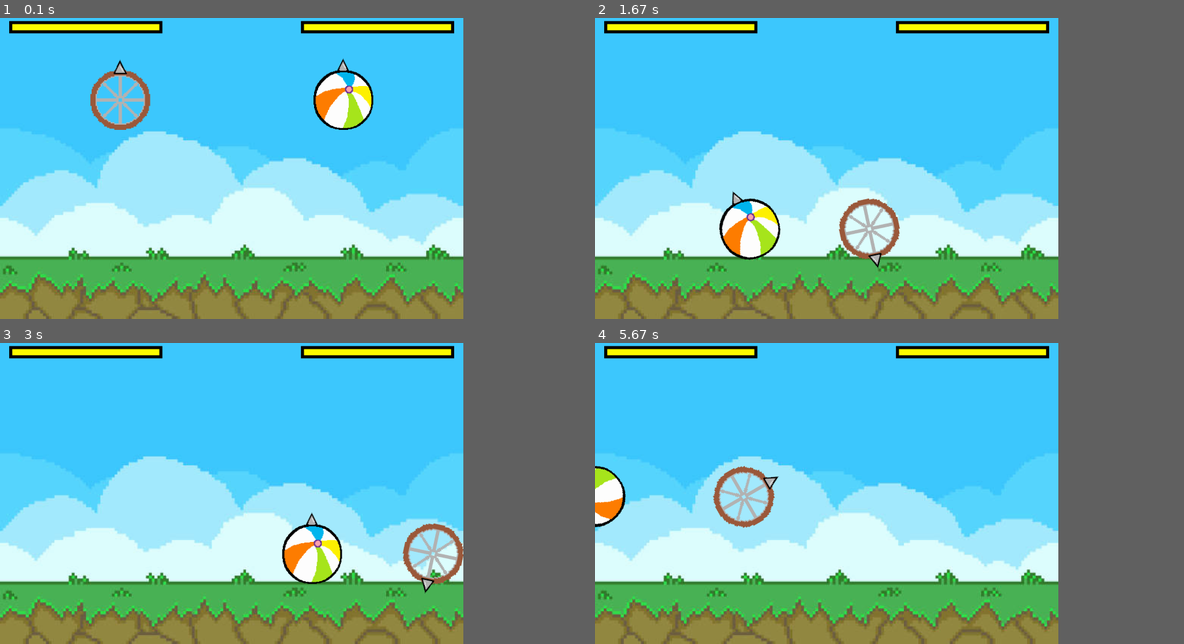
Above: before the commit, frames 1-4 (two rows, left to right).
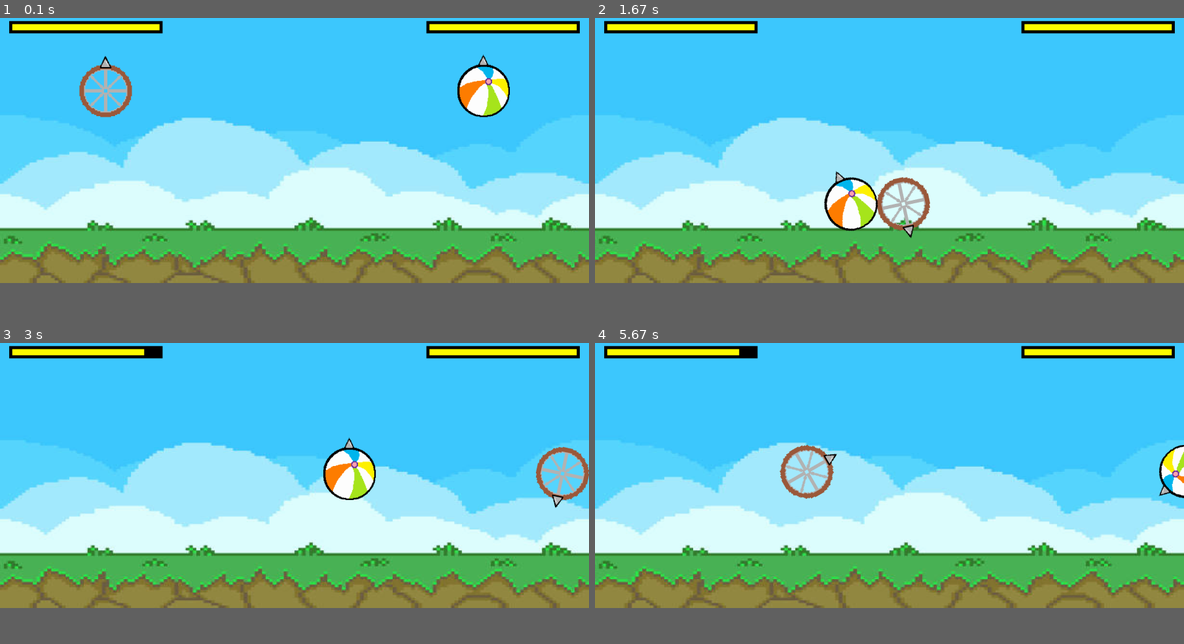
Above: after the commit, the same moments.

Repository: nikobross/Deppecycloid-Pygame
Game: pygame game, started from main.py
The game is run twice, just before and just after one commit, with the same random seed, the same clock (stepped at 60 frames per second) and the same inputs.
Inputs:
- Up to frame 1 (0.1 s): no input
- Up to frame 2 (1.67 s): hold Right 0.33-0.8 s; hold Up 0.83-1.13 s; hold W 0.83-1.13 s; hold Right 1.17-1.63 s; hold D 1.17-1.63 s
- Up to frame 3 (3 s): hold Left 1.67-2.2 s; hold A 1.67-2.2 s; hold Down 2.23-2.53 s; hold S 2.23-2.53 s; hold Left 2.57-2.97 s; hold A 2.57-2.97 s
- Up to frame 4 (5.67 s): hold Right 3.4-4.03 s; hold D 3.4-4.03 s; hold Left 4.47-4.93 s; hold A 4.47-4.93 s; hold Right 4.97-5.43 s; hold D 4.97-5.43 s; hold Up from 5.47 s (still down); hold W from 5.47 s (still down)
The window is 708x460 before the commit and 900x405 after it. Grey fills any space a smaller window leaves; there, only what the larger window draws over its background counts as a difference.

The runs differ from the first frame. In frame 1, 50% of the frame differs, in the area x 0-100%, y 0-100%; in frame 2, 47%; in frame 3, 46%; in frame 4, 47%.

Commit message:
change aspect ratio to fit projector

Diff:
--- a/config.py
+++ b/config.py
@@ -1,3 +1,8 @@
-window_width = 1512
-window_height = 982
+# window_width = 1512
+# window_height = 982
+# ground_height = int(window_height * 0.2)
+
+# projector
+window_width = 1920
+window_height = 864
 ground_height = int(window_height * 0.2)
--- a/test.py
+++ b/test.py
@@ -1,24 +1,16 @@
-class Car:
-    def __init__(self, x, y):
-        self.x = x
-        self.y = y
+import pygame
 
-        self.list = [self.x, self.y]
+# Initialize Pygame
+pygame.init()
 
-    def change_xy(self, x, y):
-        self.x = x
-        self.y = y
+# Get screen resolution
+infoObject = pygame.display.Info()
 
-    def __str__ (self):
-        string = str(self.x) + " " + str(self.y)
-        return string
+window_width = infoObject.current_w
+window_height = int(infoObject.current_h * 0.8)  # Set window height to 80% of screen height
+ground_height = int(window_height * 0.2)
 
 
-
-car1 = Car(10, 10)
-
-car1.change_xy(20, 20)
-
-print(car1.list)
-
-print(car1.x, car1.y)
+print("window_width:", window_width)
+print("window_height:", window_height)
+print("ground_height:", ground_height)
--- a/wheel.py
+++ b/wheel.py
@@ -125,6 +125,12 @@
     def set(self, x , y):
         self.circle_x = x
         self.circle_y = y
+
+        self.spike_x = self.circle_x + self.radius * math.cos(0) * 2.6
+        self.spike_y = self.circle_y - self.radius * math.sin(0) * 2.6
+
+        self.spike_x2 = self.circle_x + self.radius * math.cos(0) * 2.6
+        self.spike_y2 = self.circle_y - self.radius * math.sin(0) * 2.6
         # self.angle = 0
         # self.image = pygame.transform.rotate(self.original_image, self.angle)
         # self.rect = self.image.get_rect(center=self.rect.center)
Not shown, changed: .DS_Store
